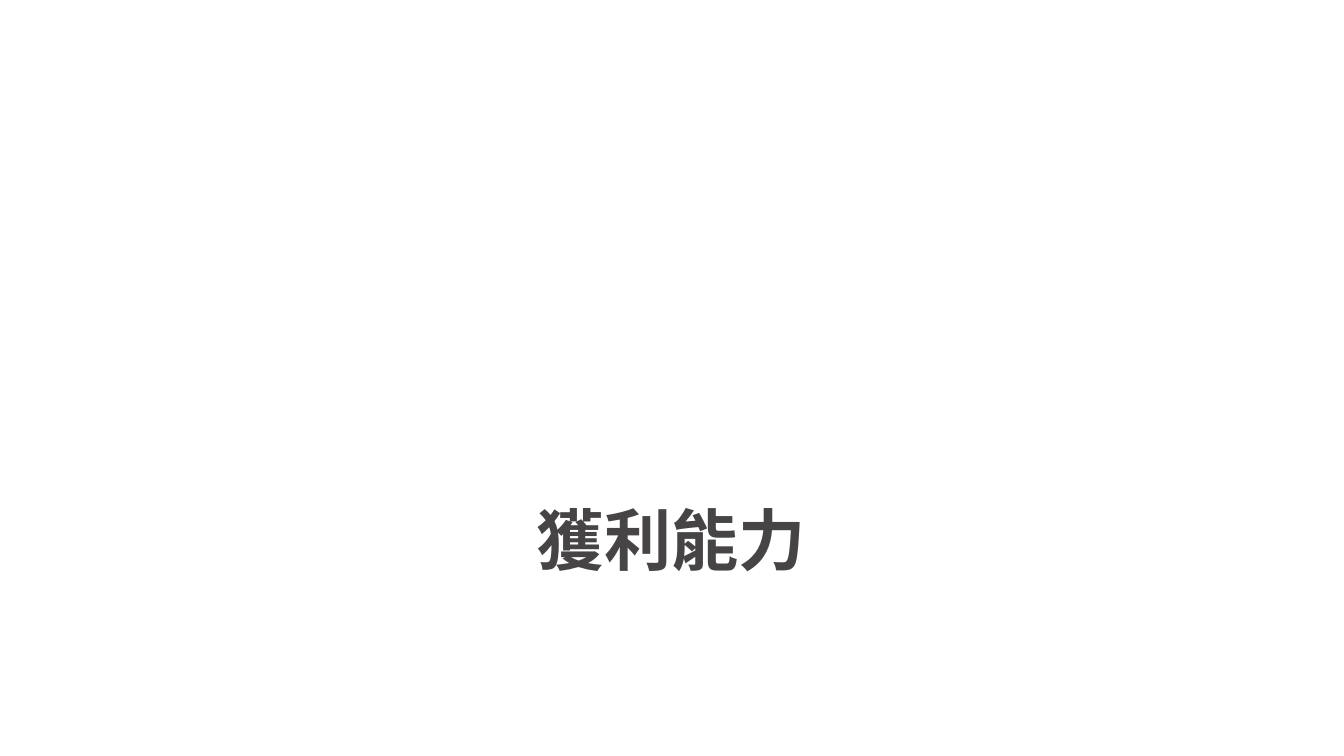
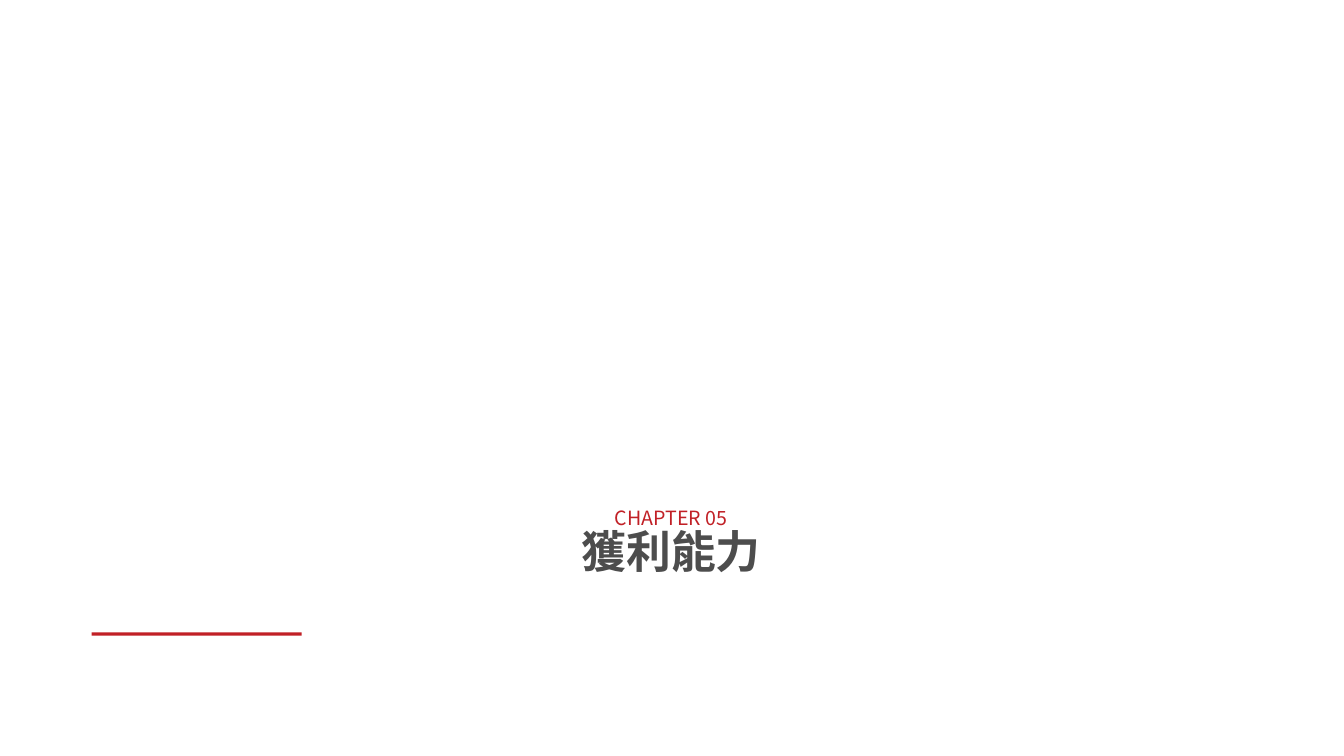
Before and after one commit to smileakklpl/llmanage-slidegen, a slide deck: slide 12 of outputs/full_deck/deck.pptx. Drawn at 1344x756 pixels with LibreOffice and Linux fonts; fonts in the diff are those of the drawing; background and template pictures are left out. Boxes give left, top, right and bottom in pixels: in the first picture for what was removed or moved away, otherwise in the second. Text is boxed around its words. In the diff, an @@ line names an element or a change of style, - is before the commit and + after.

```diff
--- a/outputs/full_deck/deck.pptx
+++ b/outputs/full_deck/deck.pptx
@@ title at box(582, 523, 761, 572): size 48 to 32 pt, font Noto Sans CJK TC to Noto Sans CJK SC, text colour #464444 to #4D4D4D in "獲利能力" @@
@@ title at box(615, 510, 728, 531): paragraph added @@
+CHAPTER 05
@@ rectangle added at box(92, 632, 301, 635), fill #C12026 @@
```
Also in this commit, not shown: 19 other slides changed, 1 slide added, 27 other files.
